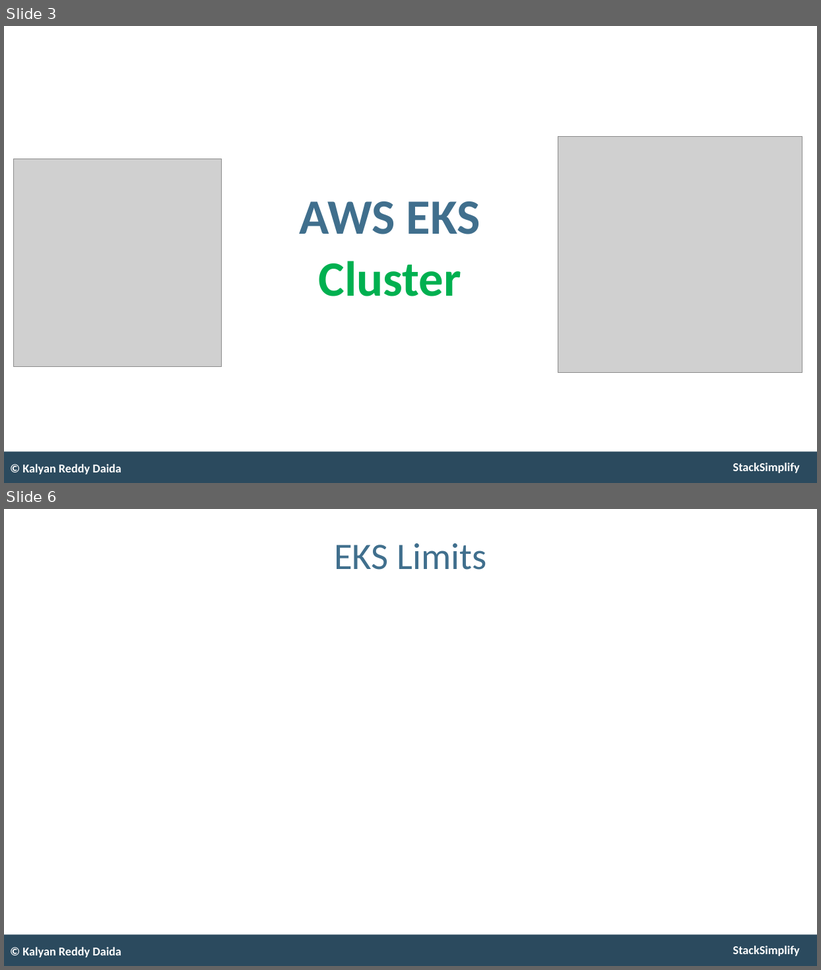
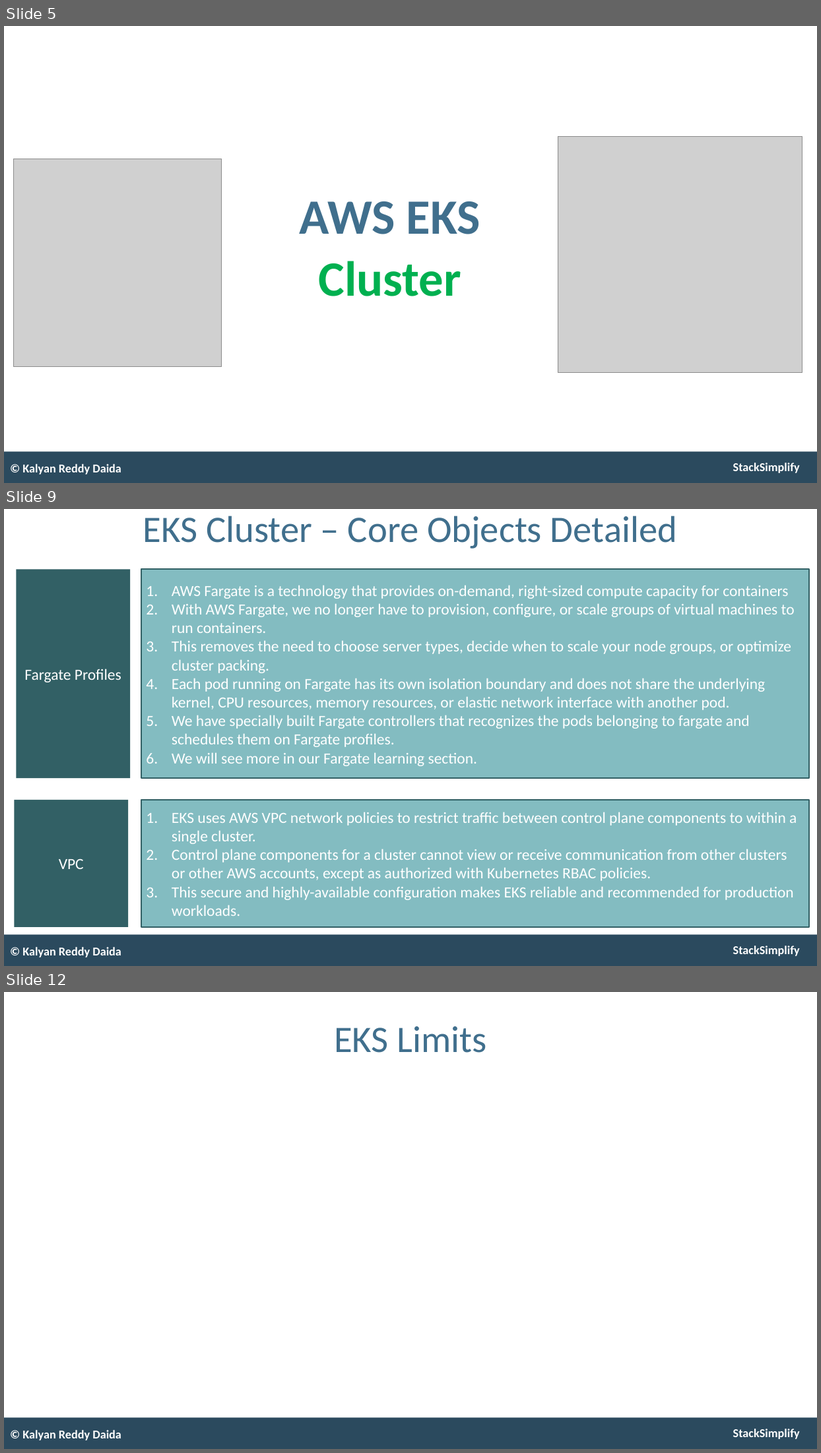
Before and after one commit to stacksimplify/aws-eks-kubernetes-masterclass, a slide deck: presentation/AWS-Fargate-and-EKS-Masterclass.pptx. Shown one above the other, each under a label of ours: slides 3 and 6 before the commit, slides 5, 9 and 12 after it; the slides between them are not shown. The pictures are 821x970 and 821x1453 pixels, drawn with LibreOffice and Linux fonts; fonts in the diff are those of the drawing; grey boxes stand for pictures. Boxes give left, top, right and bottom in pixels: in the first picture for what was removed or moved away, otherwise in the second. Text is boxed around its words. In the diff, an @@ line names an element or a change of style, - is before the commit and + after.

```diff
--- a/presentation/AWS-Fargate-and-EKS-Masterclass.pptx
+++ b/presentation/AWS-Fargate-and-EKS-Masterclass.pptx
@@ slide 9 added at bbox=[4, 509, 817, 966], background #FFFFFF; not listed: 2 template elements that a slide beside it also shows @@
@@ title added at bbox=[143, 516, 677, 549], 53 pt, text #406F8D @@
+EKS Cluster – Core Objects Detailed
@@ rectangle added at bbox=[16, 570, 130, 778], fill #326065, 22 pt, text #FFFFFF @@
+Fargate Profiles
@@ rectangle added at bbox=[141, 570, 809, 778], fill #83BCC1, outline #326065 2 pt, 22 pt, text #FFFFFF @@
+1. AWS Fargate is a technology that provides on-demand, right-sized compute capacity for containers
+2. With AWS Fargate, we no longer have to provision, configure, or scale groups of virtual machines to run containers.
+3. This removes the need to choose server types, decide when to scale your node groups, or optimize cluster packing.
+4. Each pod running on Fargate has its own isolation boundary and does not share the underlying kernel, CPU resources, memory resources, or elastic network interface with another pod.
+5. We have specially built Fargate controllers that recognizes the pods belonging to fargate and schedules them on Fargate profiles.
+6. We will see more in our Fargate learning section.
@@ rectangle added at bbox=[14, 800, 128, 927], fill #326065, 22 pt, text #FFFFFF @@
+VPC
@@ rectangle added at bbox=[141, 800, 809, 927], fill #83BCC1, outline #326065 2 pt, 22 pt, text #FFFFFF @@
+1. EKS uses AWS VPC network policies to restrict traffic between control plane components to within a single cluster.
+2. Control plane components for a cluster cannot view or receive communication from other clusters or other AWS accounts, except as authorized with Kubernetes RBAC policies.
+3. This secure and highly-available configuration makes EKS reliable and recommended for production workloads.
@@ text added at bbox=[22, 947, 121, 958], 17 pt, text #FFFFFF, bold @@
+© Kalyan Reddy Daida
@@ what was slide 3 is now slide 5 @@
@@ what was slide 6 is now slide 12 @@
```
Also in this commit, not shown: 3 slides changed, 4 other slides added, 2 other files.
